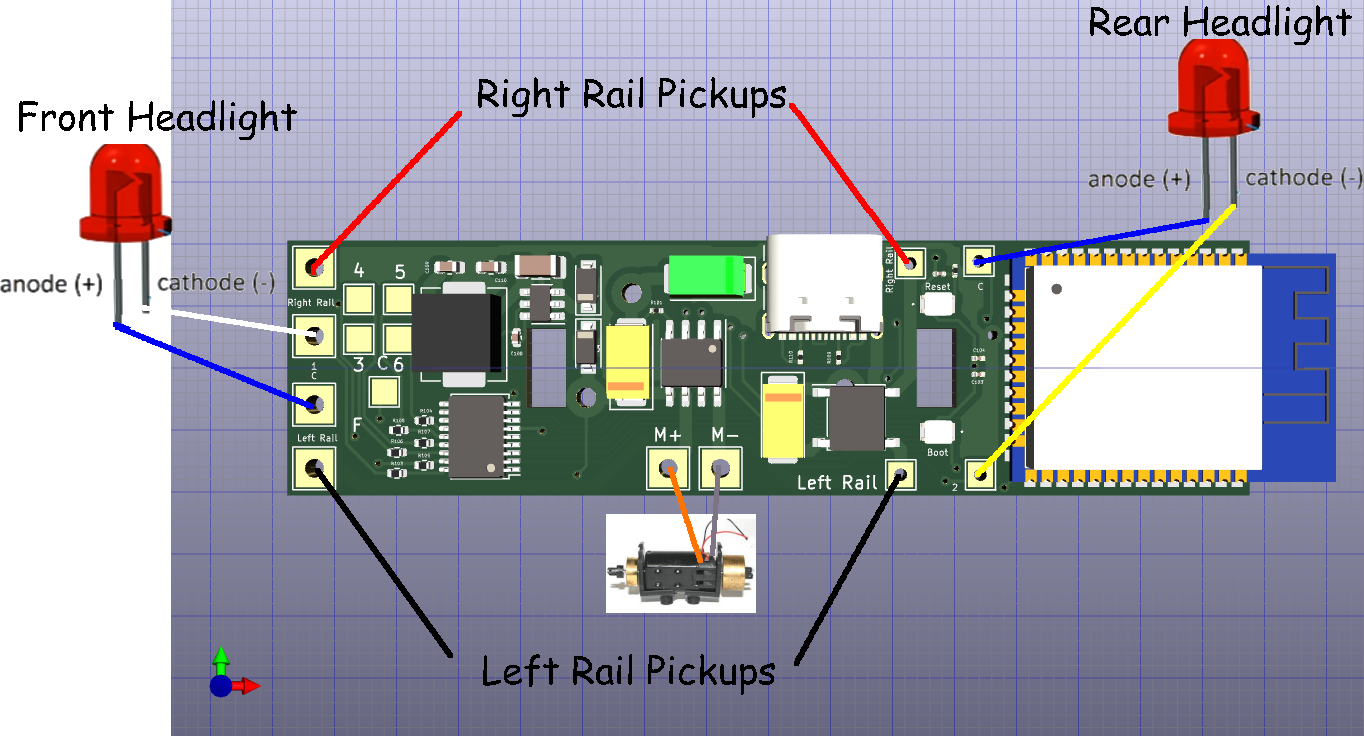
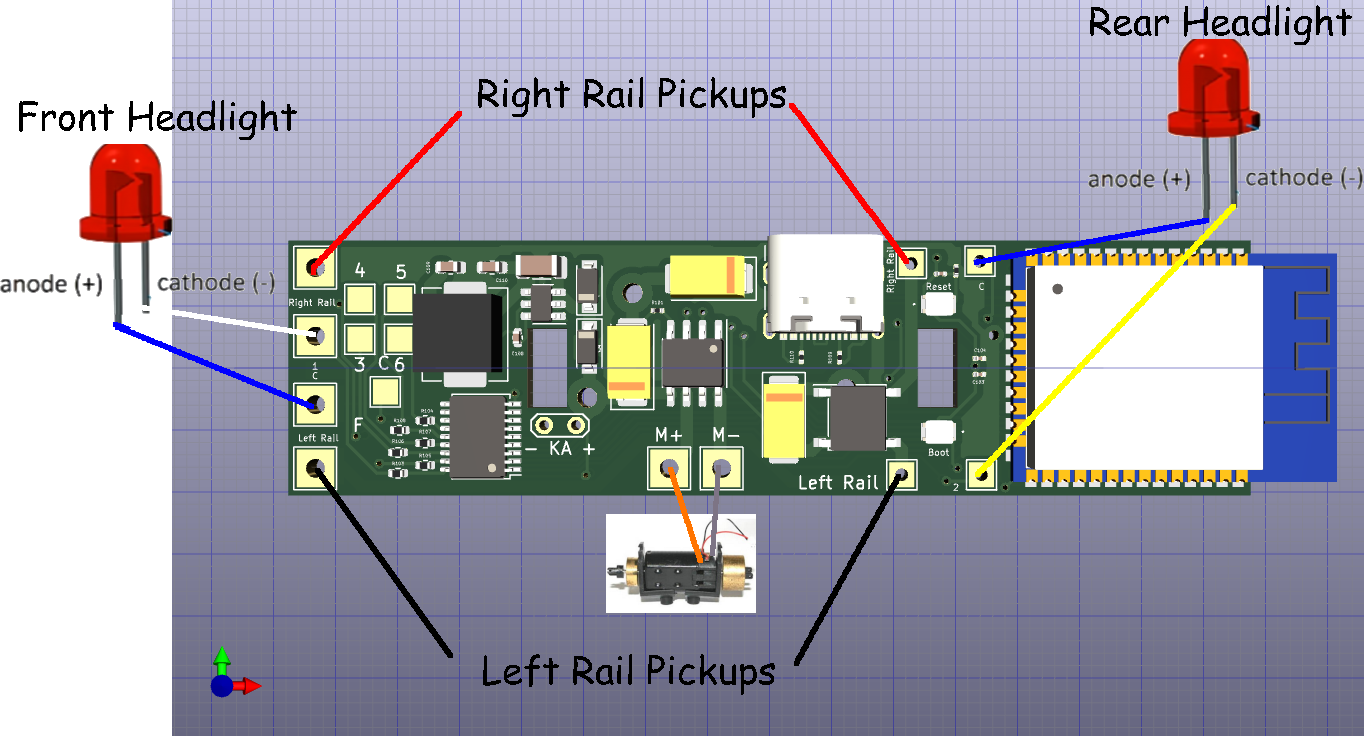
Two versions of the same layered image (1364×736). Layer-by-layer changes:
painted on "AtlasLightBoardWiFiLCCTraction_Top3D.png" over [171,0,1364,736]
